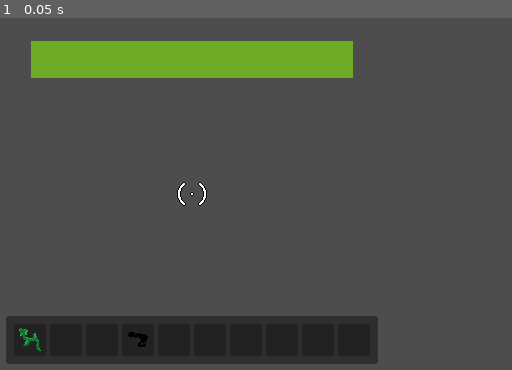
Above: before the commit, frame 1.
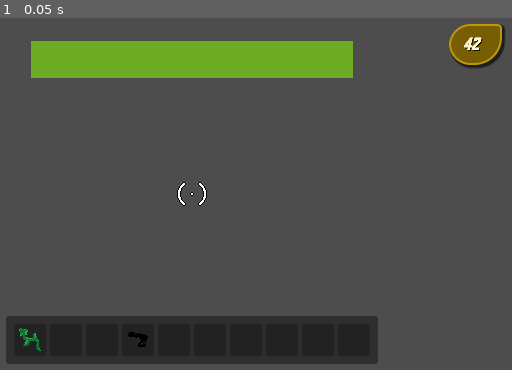
Above: after the commit, the same moment.

Repository: noava/monke-sim
Game: Godot game, scene res://scenes/player.tscn
The game is run twice, just before and just after one commit, with the same random seed, the same clock (stepped at 60 frames per second) and the same inputs. This scene is started directly instead of the project's main scene.
Inputs:
- Up to frame 1 (0.05 s): no input

The runs differ from the first frame. In frame 1, 1.2% of the frame differs, in the area x 87-99%, y 1-15%.

Commit message:
Basic Banana Count showing in UI.

Diff:
--- a/inventory/inv_ui.gd
+++ b/inventory/inv_ui.gd
@@ -7,9 +7,16 @@
 @onready var hook_controller: HookController = $"../../HookController"
 @onready var banana_gun: Node3D = $"../../Head/Camera3D/banana_gun"
 @onready var interact_ray: RayCast3D = $"../../Head/Camera3D/Grab Ray"
+@onready var banana_count: Label = $"../PanelContainer/MarginContainer/BananaCount"
 
 var equipped_item: SlotData = null
-var bananas: int = 42
+var bananas: int = 42:
+	get:
+		return bananas
+	set(value):
+		bananas = value
+		print(bananas)
+		banana_count.text = str(bananas)
 
 func populate_item_grid(slot_datas: Array[SlotData]) -> void:
 	for child in item_grid.get_children():
@@ -26,6 +33,9 @@
 func _ready() -> void:
 	var inv_data = preload("res://inventory/player_inv.tres")
 	populate_item_grid(inv_data.slot_datas)
+
+	# Updates the banana count in UI
+	bananas = bananas
 
 func _input(_event: InputEvent) -> void:
 	if not is_multiplayer_authority(): return
--- a/scenes/player.tscn
+++ b/scenes/player.tscn
@@ -216,6 +216,28 @@
 [sub_resource type="StyleBoxFlat" id="StyleBoxFlat_y4r1p"]
 bg_color = Color(0.431373, 0.67451, 0.14902, 1)
 
+[sub_resource type="StyleBoxFlat" id="StyleBoxFlat_d2wvv"]
+bg_color = Color(0.47, 0.370203, 0.00939999, 1)
+border_width_left = 2
+border_width_top = 2
+border_width_right = 2
+border_width_bottom = 2
+border_color = Color(0.748686, 0.592586, 0.0178003, 1)
+corner_radius_top_left = 100
+corner_radius_top_right = 10
+corner_radius_bottom_right = 100
+corner_radius_bottom_left = 100
+corner_detail = 20
+shadow_size = 2
+shadow_offset = Vector2(2, 2)
+
+[sub_resource type="LabelSettings" id="LabelSettings_3v2ag"]
+font_color = Color(0.999708, 0.954249, 0.835441, 1)
+outline_size = 1
+outline_color = Color(0.380934, 0.301044, 0.00826607, 1)
+shadow_size = 2
+shadow_color = Color(0, 0, 0, 0.458824)
+
 [node name="player" type="CharacterBody3D"]
 script = ExtResource("1_g2els")
 
@@ -323,6 +345,33 @@
 value = 10.0
 show_percentage = false
 
+[node name="PanelContainer" type="PanelContainer" parent="HUD"]
+anchors_preset = 1
+anchor_left = 1.0
+anchor_right = 1.0
+offset_left = -63.0
+offset_top = 10.0
+offset_right = -10.0
+offset_bottom = 51.0
+grow_horizontal = 0
+theme_override_styles/panel = SubResource("StyleBoxFlat_d2wvv")
+
+[node name="MarginContainer" type="MarginContainer" parent="HUD/PanelContainer"]
+layout_mode = 2
+theme_override_constants/margin_left = 4
+theme_override_constants/margin_top = 4
+theme_override_constants/margin_right = 12
+theme_override_constants/margin_bottom = 4
+
+[node name="BananaCount" type="Label" parent="HUD/PanelContainer/MarginContainer"]
+layout_mode = 2
+text = "1000"
+label_settings = SubResource("LabelSettings_3v2ag")
+horizontal_alignment = 1
+vertical_alignment = 1
+text_overrun_behavior = 3
+ellipsis_char = "+"
+
 [node name="NameLabel3D" type="Label3D" parent="."]
 unique_name_in_owner = true
 transform = Transform3D(1, 0, 0, 0, 1, 0, 0, 0, 1, 0, 2.28943, 0)
Not shown: 1 places in scenes/player.tscn that only renumber resources
